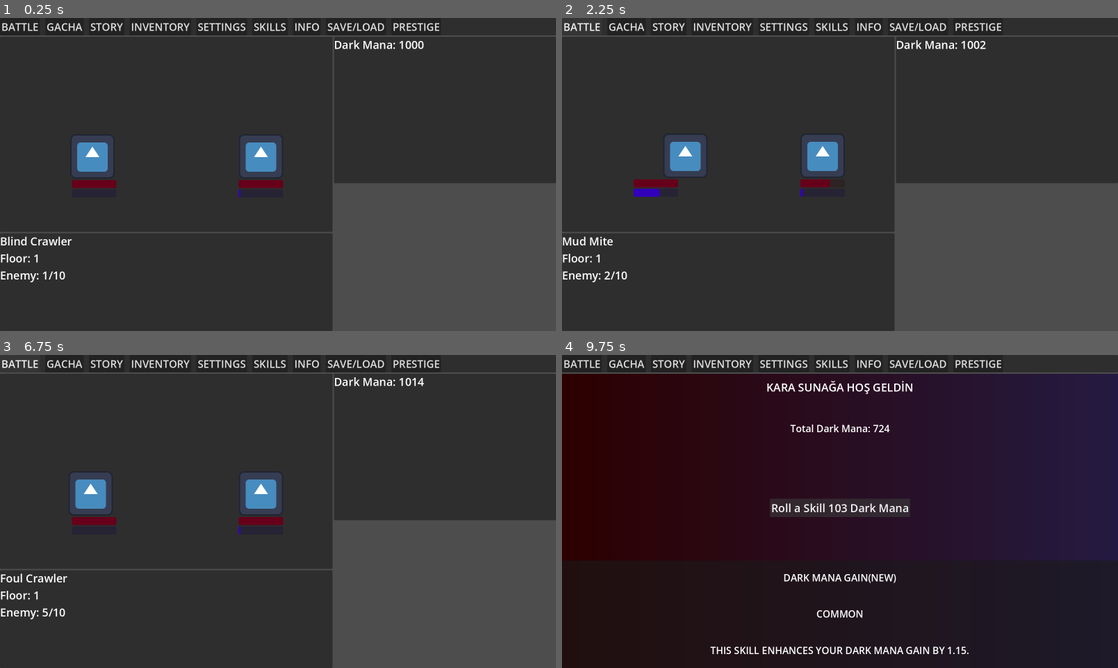
Above: before the commit, frames 1-4 (two rows, left to right).
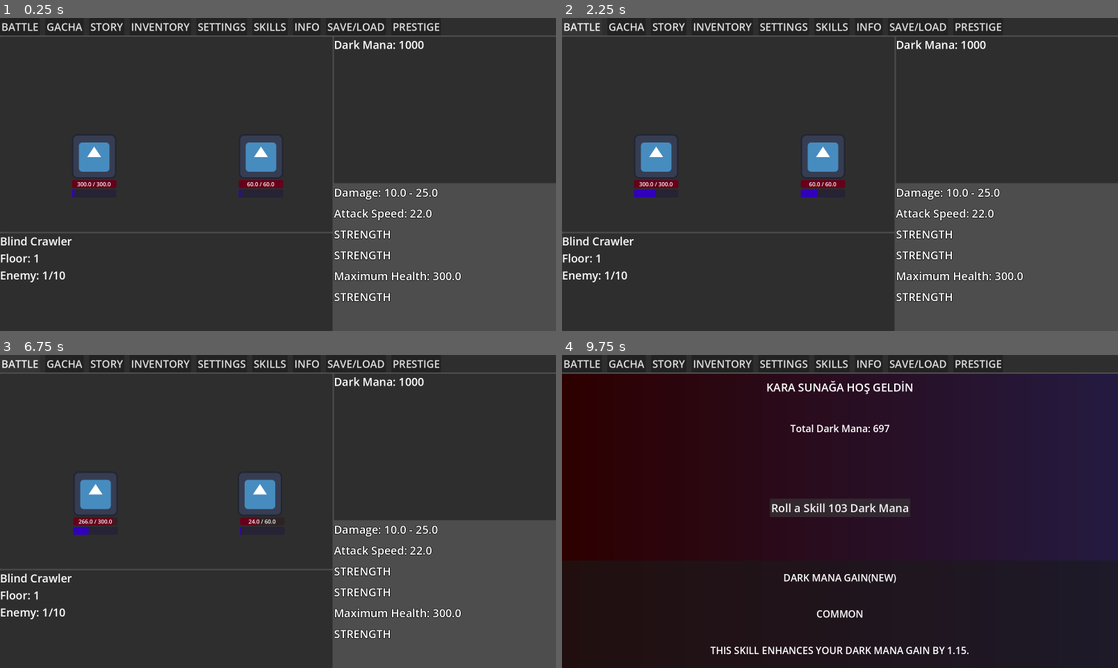
Above: after the commit, the same moments.

Repository: KeremArdaK/idling_to_cultivate
Game: Godot game, scene res://Scenes/master_scene.tscn
Two runs of this game, one before a commit and one after it. Both use one fixed random seed, a clock stepped at 60 frames per second and the inputs below. The project has no main scene, so this scene is started directly. The engine's default icon, where the game draws it, is replaced by a stand-in: a white triangle on a blue panel in a dark square.
Inputs:
- Up to frame 1 (0.25 s): no input
- Up to frame 2 (2.25 s): click "STORY" at 0.5 s; click "STORY" at 1.25 s; click "BATTLE" at 2 s
- Up to frame 3 (6.75 s): click "GACHA" at 2.75 s; click "INVENTORY" at 3.5 s; click "SKILLS" at 4.25 s; click "INFO" at 5 s; click "PRESTIGE" at 5.75 s; click "BATTLE" at 6.5 s
- Up to frame 4 (9.75 s): click "GACHA" at 7.25 s; click "Roll a Skill 100 Dark Mana" at 8 s; click "Roll a Skill 101 Dark Mana" at 8.75 s; click "Roll a Skill 102 Dark Mana" at 9.5 s

The runs differ from the first frame. In frame 1, 1.8% of the frame differs, in the area x 12-83%, y 37-91%; in frame 2, 3.8%, in the area x 0-83%, y 7-91%; in frame 3, 2.7%; in frame 4, less than 0.1%.

Commit message:
Added Regen, Stats Panel and other mini stats

Diff:
--- a/Globals/globals.gd
+++ b/Globals/globals.gd
@@ -6,7 +6,31 @@
 var inner_str : float = 10.0
 var outer_str: float = 10.0
 var bamt : float = 10.0 #body and mind toughness
+var min_damage: float = 0.0
+var max_damage: float = 0.0
+var attack_speed: float = 0.0
+var crit_chance: float = 0.0
+var block_chance: float = 0.0
+var damage_reduction: float = 0.0
+var max_hp: float = 0.0
+var hp_regen: float = 0.0
 
 var unlocked_skills: Array[PassiveSkill] = []
 var equipped_skills: Array[PassiveSkill] = []
 var max_equip_slots: int = 1 #prestij ile artacak
+
+#her stat değiştiğinde bu fonksiyon çağırılacak
+func calculate_combat_stats() -> void:
+	#innerstr
+	min_damage = 5.0 + (inner_str * 0.5)
+	attack_speed = 20.0 + (inner_str * 0.2)
+	crit_chance = clamp(inner_str * 0.5, 0.0, 100.0)
+	#outerstr
+	max_damage = 10.0 + (outer_str * 1.5)
+	block_chance = clamp(outer_str * 0.5, 0.0, 75.0)
+	#bamt
+	max_hp = 100.0 + (outer_str * 5.0) + (bamt * 15.0)
+	hp_regen = bamt * 0.2
+	damage_reduction = clamp(bamt * 0.4, 0.0, 85.0)
+	#clamp en sondaki sayıyı geçmesini engeller. yani en fazla
+	#%100 crit, %75 block ve %85 dmg reduction olabilir.
--- a/Scenes/battleentity.gd
+++ b/Scenes/battleentity.gd
@@ -9,14 +9,27 @@
 @onready var progress_bar = $VBoxContainer/ATBBar
 @onready var original_position = character_texture.position
 @onready var hp_bar = $VBoxContainer/HealthBar
+@onready var hp_label = $VBoxContainer/HealthBar/Label
+
+
+func _process(_delta: float) -> void:
+	update_hp_ui()
 
 func _ready() -> void:
 	hp_bar.max_value = max_hp
 	hp_bar.value = current_hp
 	progress_bar.max_value = 100.0
 
+func update_hp_ui() -> void:
+	hp_bar.max_value = max_hp
+	hp_bar.value = current_hp
+	hp_label.text = str(round(current_hp)) + " / " + str(round(max_hp))
+
 func take_damage(amount:float) -> void:
 	current_hp -= amount
+	if current_hp <= 0:
+		current_hp = 0
+	update_hp_ui()
 	hp_bar.value = current_hp
 
 func play_attack_animation(is_player:bool) -> void:
--- a/Scenes/battleentity.tscn
+++ b/Scenes/battleentity.tscn
@@ -57,6 +57,16 @@
 value = 50.0
 show_percentage = false
 
+[node name="Label" type="Label" parent="VBoxContainer/HealthBar" unique_id=85596447]
+layout_mode = 1
+anchors_preset = 15
+anchor_right = 1.0
+anchor_bottom = 1.0
+grow_horizontal = 2
+grow_vertical = 2
+horizontal_alignment = 1
+vertical_alignment = 1
+
 [node name="ATBBar" type="ProgressBar" parent="VBoxContainer" unique_id=1698211430]
 custom_minimum_size = Vector2(128, 23)
 layout_mode = 2
--- a/Scenes/battlescene.gd
+++ b/Scenes/battlescene.gd
@@ -7,6 +7,12 @@
 @onready var label_dark_mana = $HBoxContainer/RightSide/RightTopPanel/VBoxContainer/DarkManaLabel
 @onready var arena_box = $HBoxContainer/LeftSide/LeftTopPanel/HBoxContainer
 @onready var label_name_enemy = $HBoxContainer/LeftSide/LeftBottomPanel/VBoxContainer/EnemyNameLabel
+@onready var lbl_dmg = $HBoxContainer/RightSide/RightBottomPanel/VBoxContainer/Lbl_Damage
+@onready var lbl_speed = $HBoxContainer/RightSide/RightBottomPanel/VBoxContainer/Lbl_AS
+@onready var lbl_crit = $HBoxContainer/RightSide/RightBottomPanel/VBoxContainer/Lbl_Crit
+@onready var lbl_block = $HBoxContainer/RightSide/RightBottomPanel/VBoxContainer/Lbl_Block
+@onready var lbl_hp = $HBoxContainer/RightSide/RightBottomPanel/VBoxContainer/Lbl_HP
+@onready var lbl_dr = $HBoxContainer/RightSide/RightBottomPanel/VBoxContainer/Lbl_DR
 
 #boss isimlerini oluşturmak için gereken değişkenler:
 var boss_first_name = ["Abyssal","Umbral","Hollow","Cursed","Veiled","Crimson","Shattered","Relentless","Ironbound","Feral","Primordial","Forsaken","Ethereal","Arcane"]
@@ -51,11 +57,25 @@
 	player_spot.add_child(player_entity)
 	enemy_spot.add_child(enemy_entity)
 
-	player_entity.speed = 500.0
-	player_entity.max_hp = 100.0
-	player_entity.current_hp = 100.0
+	#savaş başlamadan önce statları hesapla
+	Globals.calculate_combat_stats()
+
+	player_entity.max_hp = Globals.max_hp
+	player_entity.current_hp = Globals.max_hp
+	player_entity.speed = Globals.attack_speed
+	player_entity.hp_bar.max_value = player_entity.max_hp
+	player_entity.hp_bar.value = player_entity.current_hp
 
 	spawn_new_enemy()
+	update_stats_ui()
+
+func update_stats_ui():
+	lbl_dmg.text = "Damage: " + str(round(Globals.min_damage)) + " - " + str(round(Globals.max_damage))
+	lbl_speed.text = "Attack Speed: " + str(round(Globals.attack_speed))
+	lbl_hp.text = "Maximum Health: " + str(round(Globals.max_hp))
+	lbl_crit = "Crit Chance: " + str(round(Globals.crit_chance))
+	lbl_block = "Block Chance: " + str(round(Globals.block_chance))
+	lbl_dr = "Damage Reduction: " + str(round(Globals.damage_reduction))
 
 func spawn_new_enemy() -> void:
 	enemy_entity.max_hp = 50 + (Globals.current_floor * 10.0)
@@ -86,6 +106,13 @@
 		arena_box.position = original_arena_pos
 	if is_combat_paused:
 		return
+	if player_entity.current_hp <= player_entity.max_hp:
+		player_entity.current_hp += Globals.hp_regen * delta
+
+		if player_entity.current_hp > player_entity.max_hp:
+			player_entity.current_hp = player_entity.max_hp
+
+		player_entity.update_hp_ui()
 
 	player_entity.atb += player_entity.speed * delta
 	enemy_entity.atb += enemy_entity.speed * delta
@@ -112,6 +139,36 @@
 	defender.take_damage(damage)
 	await get_tree().create_timer(0.01).timeout
 
+	var final_damage: float = 0.0
+	var is_crit: bool = false
+	var is_blocked: bool = false
+
+	if is_player:
+		#oyuncu vuruyor ise
+		var base_dmg = randf_range(Globals.min_damage, Globals.max_damage)
+
+		#kritik hesaplama
+		if randf() * 100.0 <= Globals.crit_chance:
+			base_dmg *= 2
+			is_crit = true
+			print("Critical Hit!")
+		final_damage = base_dmg
+		shake_strength = 20.0 if is_crit else 10.0
+	else:
+		#düşman vuruyorsa
+		var enemy_base_dmg = 10.0 + (Globals.current_floor * 5.0)
+
+		if randf() * 100.0 <= Globals.block_chance:
+			final_damage = 0.0
+			is_blocked = true
+			print("You blocked!")
+			shake_strength = 5.0
+		else:
+			var reduction_multiplier = (100.0 - Globals.damage_reduction) / 100.0
+			final_damage = enemy_base_dmg * reduction_multiplier
+			shake_strength = 15.0
+	if not is_blocked:
+		defender.take_damage(final_damage)
 	#death check
 	if defender.current_hp <= 0:
 		if defender == player_entity:
--- a/Scenes/master_scene.tscn
+++ b/Scenes/master_scene.tscn
@@ -91,6 +91,57 @@
 layout_mode = 2
 theme_override_font_sizes/font_size = 32
 text = "enemyname"
+
+[node name="VBoxContainer" parent="MainVBox/MarginContainer/BattleScene/HBoxContainer/RightSide/RightBottomPanel" parent_id_path=PackedInt32Array(1601488368, 1854535572) index="0" unique_id=1433928653]
+theme_override_constants/separation = 15
+
+[node name="Lbl_Damage" type="Label" parent="MainVBox/MarginContainer/BattleScene/HBoxContainer/RightSide/RightBottomPanel/VBoxContainer" index="0" unique_id=371657762]
+layout_mode = 2
+size_flags_vertical = 6
+theme_override_constants/line_spacing = 10
+theme_override_constants/outline_size = 5
+theme_override_font_sizes/font_size = 32
+text = "STRENGTH"
+
+[node name="Lbl_AS" type="Label" parent="MainVBox/MarginContainer/BattleScene/HBoxContainer/RightSide/RightBottomPanel/VBoxContainer" index="1" unique_id=2061666674]
+layout_mode = 2
+size_flags_vertical = 6
+theme_override_constants/line_spacing = 10
+theme_override_constants/outline_size = 5
+theme_override_font_sizes/font_size = 32
+text = "STRENGTH"
+
+[node name="Lbl_Crit" type="Label" parent="MainVBox/MarginContainer/BattleScene/HBoxContainer/RightSide/RightBottomPanel/VBoxContainer" index="2" unique_id=384166447]
+layout_mode = 2
+size_flags_vertical = 6
+theme_override_constants/line_spacing = 10
+theme_override_constants/outline_size = 5
+theme_override_font_sizes/font_size = 32
+text = "STRENGTH"
+
+[node name="Lbl_Block" type="Label" parent="MainVBox/MarginContainer/BattleScene/HBoxContainer/RightSide/RightBottomPanel/VBoxContainer" index="3" unique_id=937319778]
+layout_mode = 2
+size_flags_vertical = 6
+theme_override_constants/line_spacing = 10
+theme_override_constants/outline_size = 5
+theme_override_font_sizes/font_size = 32
+text = "STRENGTH"
+
+[node name="Lbl_HP" type="Label" parent="MainVBox/MarginContainer/BattleScene/HBoxContainer/RightSide/RightBottomPanel/VBoxContainer" index="4" unique_id=710902093]
+layout_mode = 2
+size_flags_vertical = 6
+theme_override_constants/line_spacing = 10
+theme_override_constants/outline_size = 5
+theme_override_font_sizes/font_size = 32
+text = "STRENGTH"
+
+[node name="Lbl_DR" type="Label" parent="MainVBox/MarginContainer/BattleScene/HBoxContainer/RightSide/RightBottomPanel/VBoxContainer" index="5" unique_id=1136572678]
+layout_mode = 2
+size_flags_vertical = 6
+theme_override_constants/line_spacing = 10
+theme_override_constants/outline_size = 5
+theme_override_font_sizes/font_size = 32
+text = "STRENGTH"
 
 [node name="GachaScene" type="Control" parent="MainVBox/MarginContainer" unique_id=1230620265]
 visible = false
